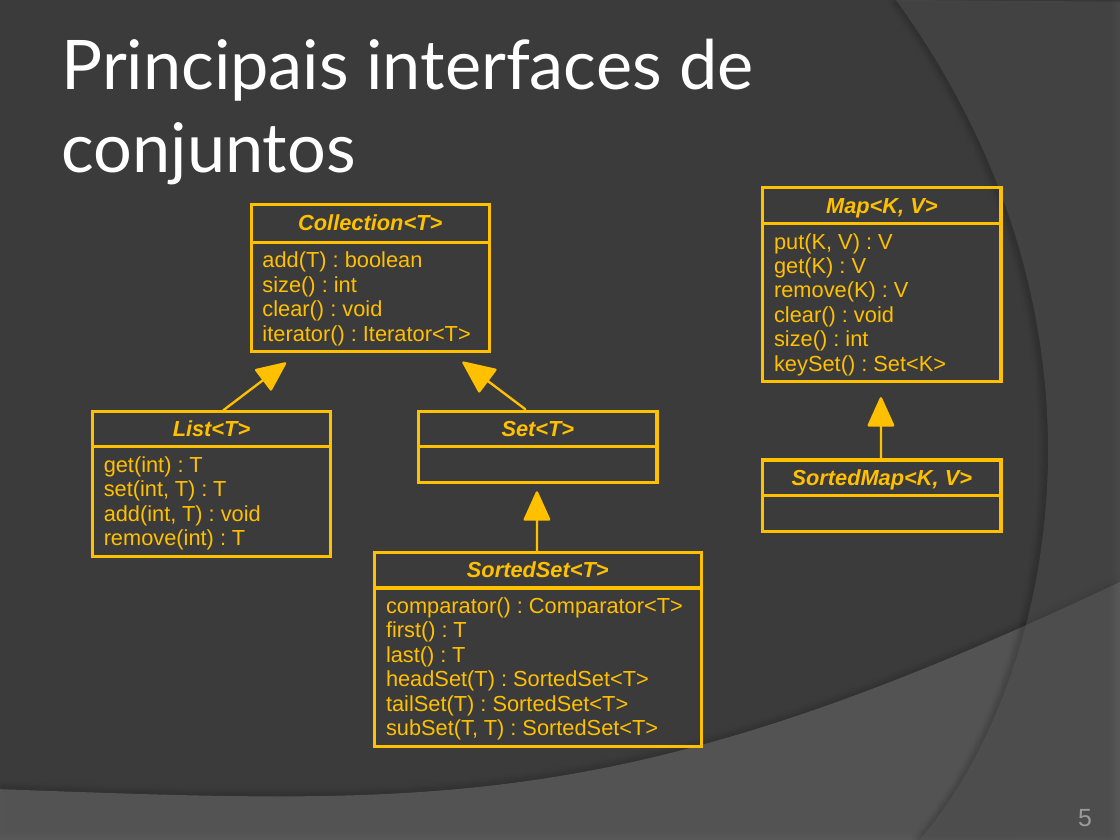
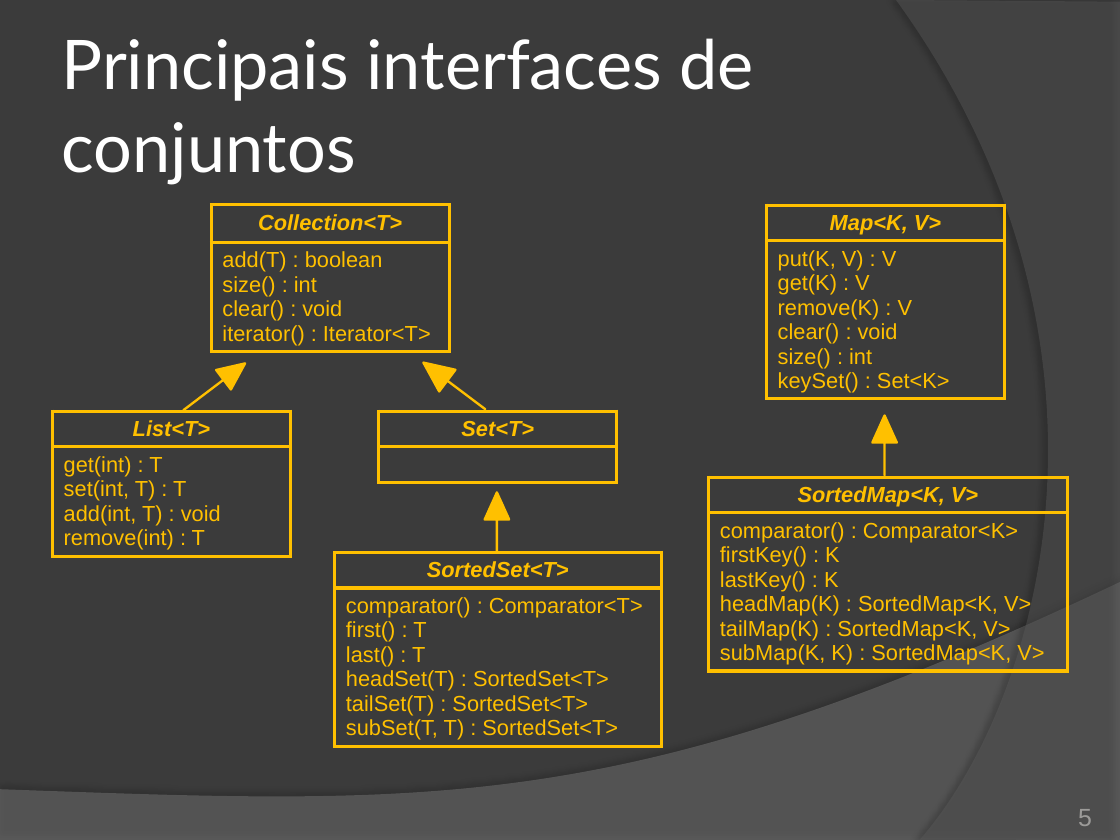
Before and after one commit to duchesqui/slzvieira-training, a slide deck: slide 5 of 2-Java-Programmer-Modulo-II/10.Capitulo04.pptx. Drawn at 1120x840 pixels with LibreOffice and Linux fonts; fonts in the diff are those of the drawing. Boxes give left, top, right and bottom in pixels: in the first picture for what was removed or moved away, otherwise in the second. Text is boxed around its words. In the diff, an @@ line names an element or a change of style, - is before the commit and + after.

```diff
--- a/2-Java-Programmer-Modulo-II/10.Capitulo04.pptx
+++ b/2-Java-Programmer-Modulo-II/10.Capitulo04.pptx
@@ table: place and size @@
-table at (763,188,1001,393)
+table at (766,205,1005,410)
@@ right arrow: place and size @@
-right arrow at (869,398,893,458)
+right arrow at (872,416,897,475)
@@ table at (709,477,1067,682) @@
-row 2, column 1: 
+row 2, column 1: comparator() : Comparator<K> / firstKey() : K / lastKey() : K / headMap(K) : SortedMap<K, V> / tailMap(K) : SortedMap<K, V> / subMap(K, K) : SortedMap<K, V>
@@ table: place and size @@
-table at (763,460,1001,535)
+table at (709,477,1067,682)
@@ 4 tables, 3 right arrows: place and size @@
-4 tables, 3 right arrows at (93,205,701,757)
+4 tables, 3 right arrows at (53,205,661,757)
```
Also in this commit, not shown: 1 other slide changed, 4 slides added, 4 other files.
